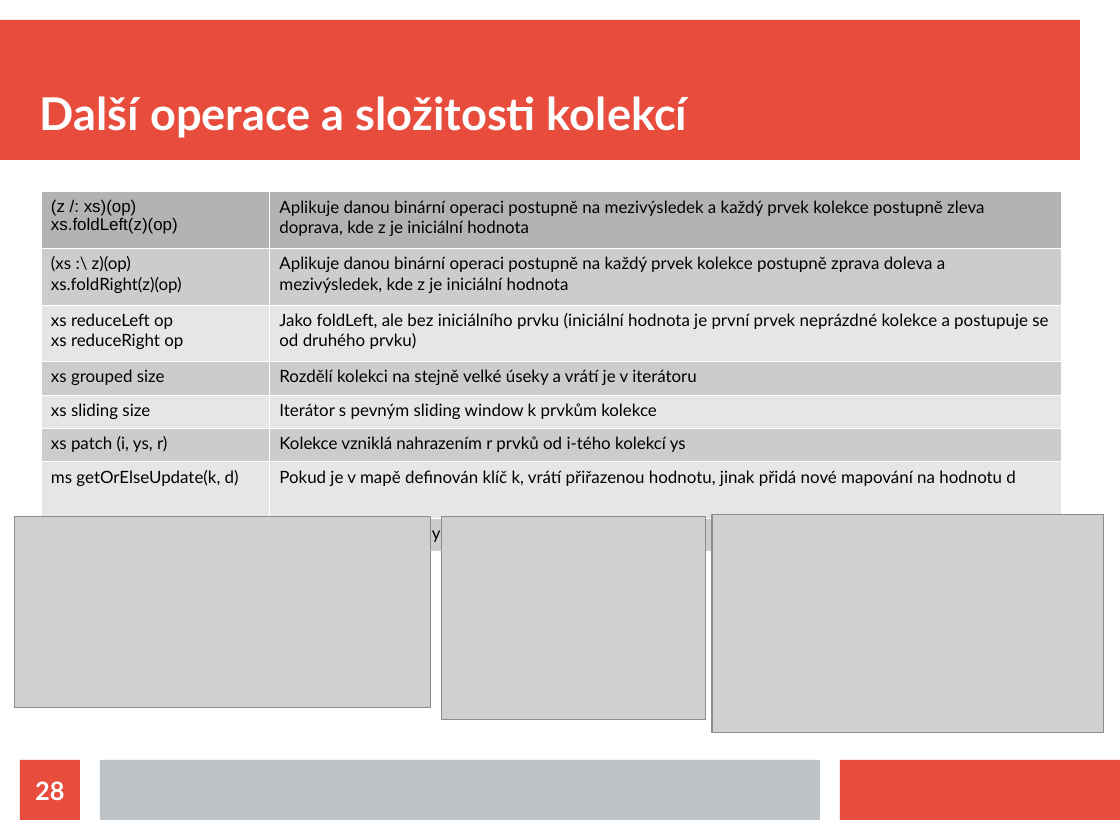
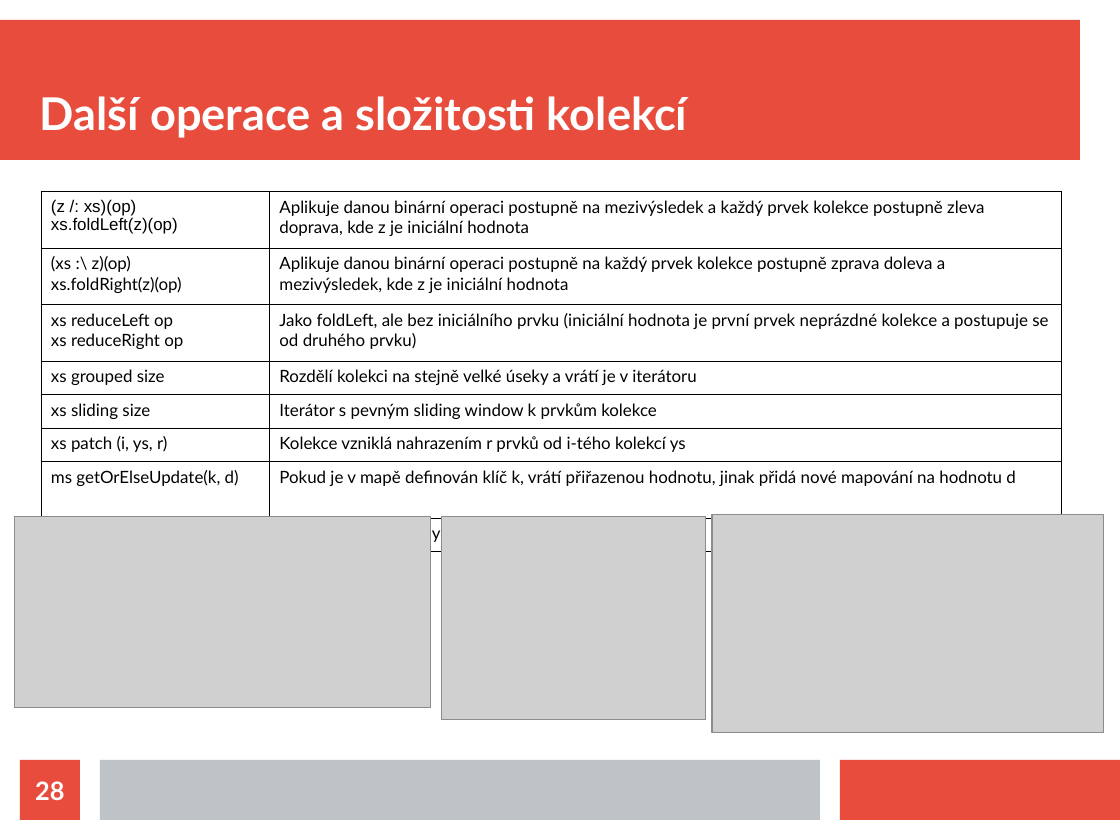
Before and after one commit to michalsenkyr/scala-course, a slide deck: slide 28 of slides.cs.odp. Drawn at 1120x840 pixels with LibreOffice and Linux fonts; fonts in the diff are those of the drawing; grey boxes stand for pictures. Boxes give left, top, right and bottom in pixels: in the first picture for what was removed or moved away, otherwise in the second. Text is boxed around its words. In the diff, an @@ line names an element or a change of style, - is before the commit and + after.

```diff
--- a/slides.cs.odp
+++ b/slides.cs.odp
@@ table at [41,192,1061,547] @@
@@ fill #B3B3B3 to none in row 1 @@
@@ fill #CCCCCC to none in 8 cells @@
@@ fill #E6E6E6 to none in 6 cells @@
@@ borders changed @@
```
Also in this commit, not shown: 2 other slides changed, 1 slide added, 2 other files.
